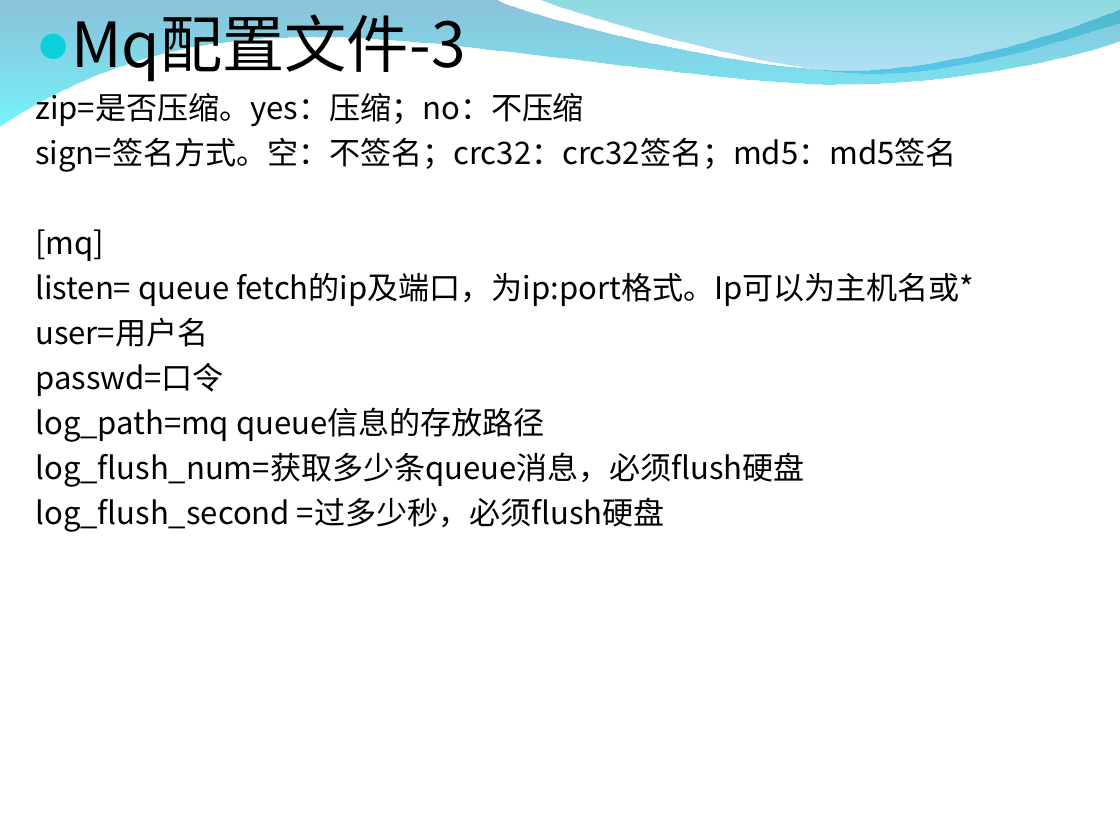
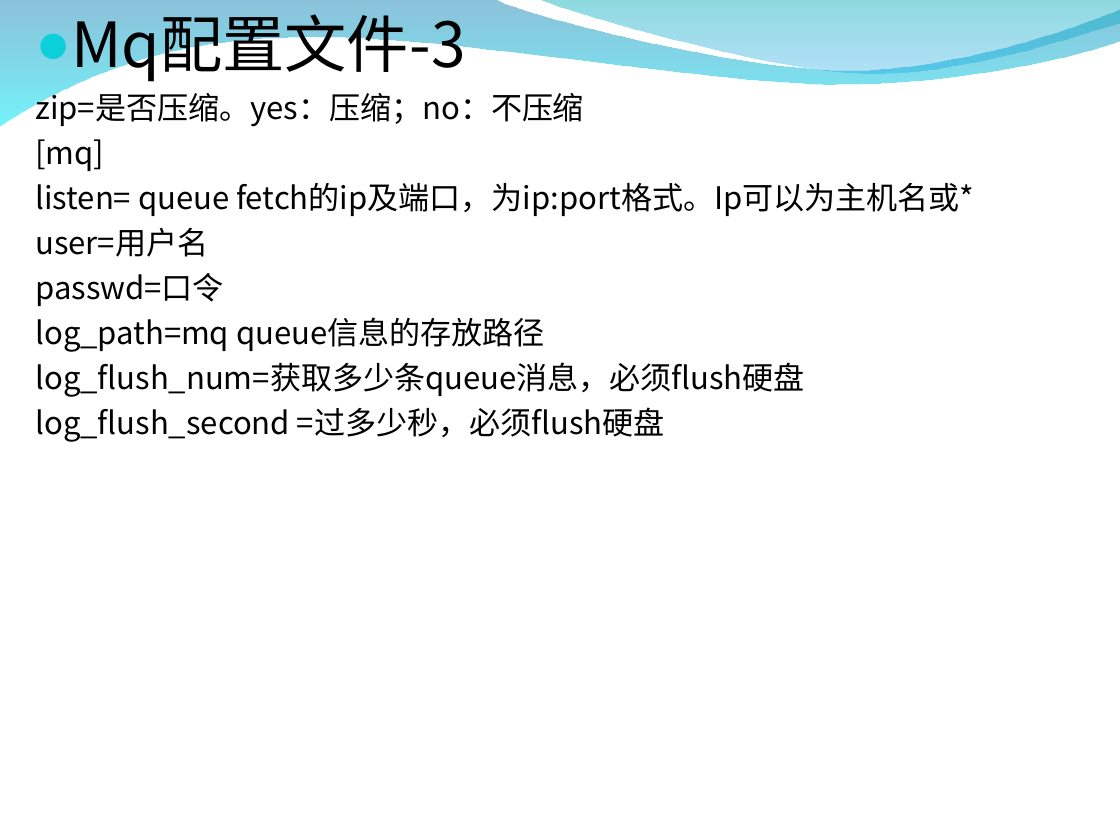
Before and after one commit to zxf1864/cwinux-mq, a slide deck: slide 10 of mq/doc/mq_introduce.ppt. Drawn at 1120x840 pixels with LibreOffice and Linux fonts; fonts in the diff are those of the drawing; background and template pictures are left out. Boxes give left, top, right and bottom in pixels: in the first picture for what was removed or moved away, otherwise in the second. Text is boxed around its words. In the diff, an @@ line names an element or a change of style, - is before the commit and + after.

```diff
--- a/mq/doc/mq_introduce.ppt
+++ b/mq/doc/mq_introduce.ppt
@@ text at (x1=35, y1=138, x2=956, y2=172): paragraph removed @@
-sign=签名方式。空：不签名；crc32：crc32签名；md5：md5签名
```
Also in this commit, not shown: 6 other slides changed, 22 other files.
